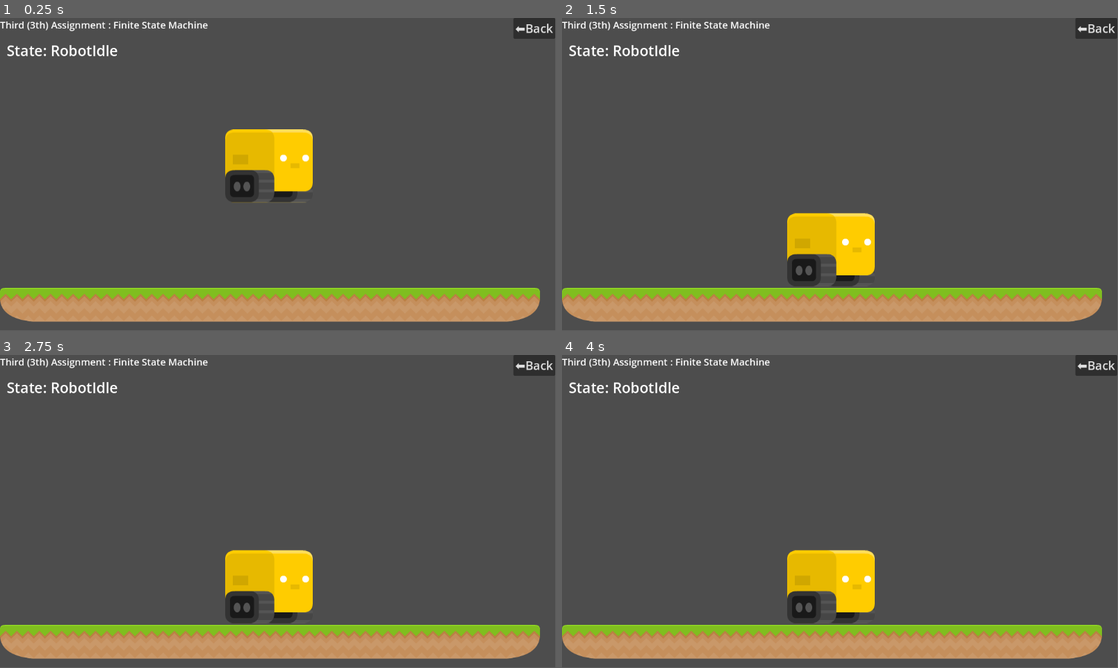
Above: before the commit, frames 1-4 (two rows, left to right).
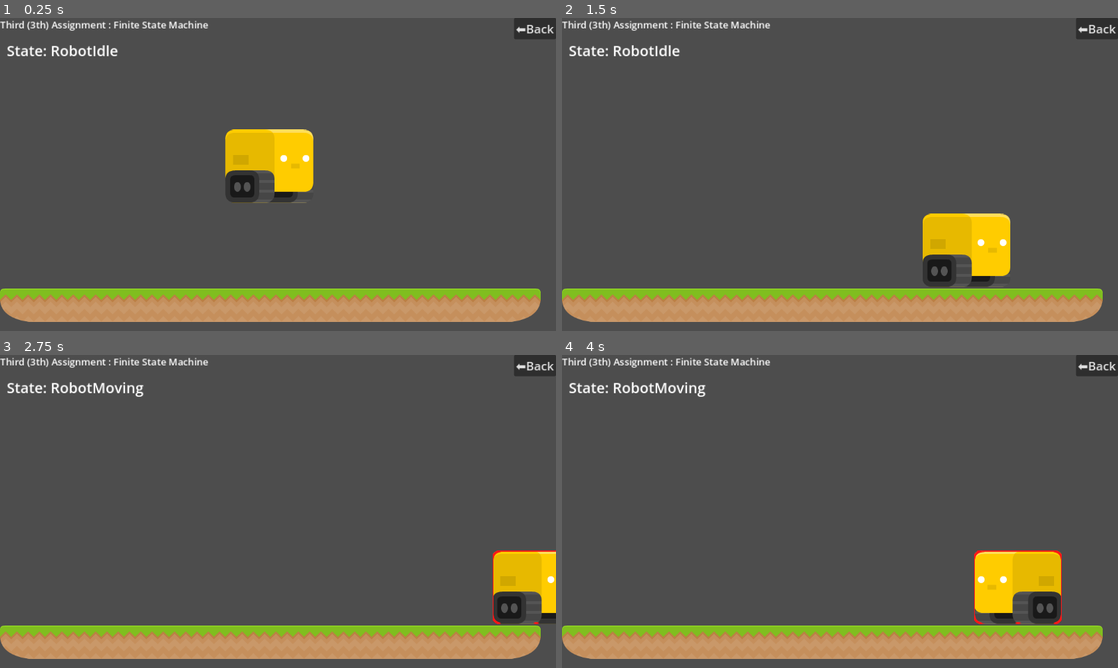
Above: after the commit, the same moments.

Repository: etherealxx/ai-for-game-godot-college-projects
Game: Godot game, scene res://3rd Assignment _ Finite State Machine/3_rd_assignment.tscn
Same seed, same stepped clock (60 frames per second), same inputs: the game is played once before the commit and once after it. This scene is started directly instead of the project's main scene.
Inputs (mouse positions are in pixels of both pictures, inside the frame that each line leads up to):
- Up to frame 1 (0.25 s): no input
- Up to frame 2 (1.5 s): tap Enter (ui_accept) at 0.5, 0.77 s; move the mouse to (962, 158) at 0.52 s; hold D (move_right) 0.53-1.25 s; tap T at 0.6 s; click (962, 158) at 0.67 s; drag from (728, 190) to (812, 237) at 1.27 s
- Up to frame 3 (2.75 s): tap Enter (ui_accept) at 2 s; move the mouse to (333, 442) at 2.02 s; hold D (move_right) from 2.03 s (still down); tap Z at 2.1 s
- Up to frame 4 (4 s): release D (move_right) at 2.75 s; drag from (812, 574) to (673, 464) at 2.77 s; tap Enter (ui_accept) at 3.5, 3.77 s; move the mouse to (1006, 558) at 3.52 s; hold A (move_left) from 3.53 s (still down); tap R at 3.6 s
In our replay, the window is 799x449 before the commit and 800x450 after it. These sizes can differ from the game's own. Grey fills any space a smaller window leaves; there, only what the larger window draws over its background counts as a difference.

The runs differ from the first frame. In frame 1, 1.5% of the frame differs, in the area x 0-100%, y 0-98%; in frame 2, 7.8%; in frame 3, 7.0%; in frame 4, 8.0%.

Commit message:
3rd assignment done
- canvas items strech mode

Diff:
--- a/3rd Assignment _ Finite State Machine/scenes/fsm_robot.tscn
+++ b/3rd Assignment _ Finite State Machine/scenes/fsm_robot.tscn
@@ -1,10 +1,17 @@
-[gd_scene load_steps=8 format=3 uid="uid://bilbepqyku760"]
+[gd_scene load_steps=10 format=3 uid="uid://bilbepqyku760"]
 
 [ext_resource type="Script" path="res://3rd Assignment _ Finite State Machine/script/fsm_robot.gd" id="1_8vw4t"]
 [ext_resource type="Texture2D" uid="uid://tt7dbkigcywc" path="res://3rd Assignment _ Finite State Machine/assets/spritesheet_robotsSide.png" id="1_htg2q"]
+[ext_resource type="Shader" path="res://3rd Assignment _ Finite State Machine/shaders/robot_outline.gdshader" id="2_hoqc7"]
 [ext_resource type="Script" path="res://3rd Assignment _ Finite State Machine/script/state_machine.gd" id="2_kfgkl"]
 [ext_resource type="Script" path="res://3rd Assignment _ Finite State Machine/script/Robot_Idle.gd" id="4_72of2"]
 [ext_resource type="Script" path="res://3rd Assignment _ Finite State Machine/script/Robot_Moving.gd" id="5_fr5de"]
+
+[sub_resource type="ShaderMaterial" id="ShaderMaterial_mru3f"]
+shader = ExtResource("2_hoqc7")
+shader_parameter/line_color = Color(1, 0.09, 0.09, 1)
+shader_parameter/line_thickness = 3.7
+shader_parameter/effect_intensity = 0.0
 
 [sub_resource type="AtlasTexture" id="AtlasTexture_8n2id"]
 atlas = ExtResource("1_htg2q")
@@ -17,9 +24,11 @@
 script = ExtResource("1_8vw4t")
 
 [node name="Sprite2D" type="Sprite2D" parent="."]
+material = SubResource("ShaderMaterial_mru3f")
 texture = SubResource("AtlasTexture_8n2id")
 
 [node name="CollisionShape2D" type="CollisionShape2D" parent="."]
+visible = false
 shape = SubResource("RectangleShape2D_28vkg")
 
 [node name="StateMachine" type="Node" parent="." node_paths=PackedStringArray("initial_state")]
--- a/3rd Assignment _ Finite State Machine/script/Robot_Idle.gd
+++ b/3rd Assignment _ Finite State Machine/script/Robot_Idle.gd
@@ -13,5 +13,5 @@
 
 		robot.move_and_slide()
 
-		if Input.is_action_pressed("move_left"):
-			Transitioned.emit(self, "")
+		if Input.is_action_just_pressed("move_left") or Input.is_action_just_pressed("move_right"):
+			Transitioned.emit(self, "robotmoving")
--- a/3rd Assignment _ Finite State Machine/script/Robot_Moving.gd
+++ b/3rd Assignment _ Finite State Machine/script/Robot_Moving.gd
@@ -1,17 +1,30 @@
 extends Robot_State
 class_name RobotMoving
 
-@export var robot : CharacterBody2D
+var robot : CharacterBody2D
+var robotsprite : Sprite2D
+var robotshadermat : Material
+const SPEED = 400.0
 
 func Enter() -> void:
 	robot = get_tree().get_first_node_in_group("robot")
+	robotsprite = robot.get_node("Sprite2D")
+	robotshadermat = robotsprite.get_material()
+	robotshadermat.set_shader_parameter("effect_intensity", 1)
 
-func Physics_Update(delta: float) -> void:
+func Exit() -> void:
+	robotshadermat.set_shader_parameter("effect_intensity", 0)
+
+func Physics_Update(_delta: float) -> void:
 	if robot:
-		if not robot.is_on_floor():
-			robot.velocity += robot.get_gravity() * delta
 
-		robot.move_and_slide()
-
-		if Input.is_action_pressed("move_left"):
-			Transitioned.emit(self, "robotmoving")
+		var direction := Input.get_axis("move_left", "move_right")
+		if direction:
+			if direction == 1: robotsprite.set_flip_h(false)
+			elif direction == -1: robotsprite.set_flip_h(true)
+			robot.velocity.x = direction * SPEED
+			robot.move_and_slide()
+		else:
+			robot.velocity.x = move_toward(robot.velocity.x, 0, SPEED)
+			robot.move_and_slide()
+			Transitioned.emit(self, "robotidle")
--- /dev/null
+++ b/3rd Assignment _ Finite State Machine/shaders/robot_outline.gdshader
@@ -0,0 +1,34 @@
+// from https://github.com/gdquest-demos/godot-shaders/blob/master/godot/Shaders/outline2D_inner_outer.shader
+// MIT license
+// with modifications
+
+shader_type canvas_item;
+
+uniform vec4 line_color : source_color = vec4(1);
+uniform float line_thickness : hint_range(0, 10) = 1.0;
+uniform float effect_intensity : hint_range(0.0, 1.0) = 1.0;
+
+const vec2 OFFSETS[8] = {
+	vec2(-1, -1), vec2(-1, 0), vec2(-1, 1), vec2(0, -1), vec2(0, 1),
+	vec2(1, -1), vec2(1, 0), vec2(1, 1)
+};
+
+void fragment() {
+	vec2 size = TEXTURE_PIXEL_SIZE * line_thickness / 2.0;
+	vec4 color = texture(TEXTURE, UV);
+
+	float inline = 1.0;
+	float outline = 0.0;
+	for (int i = 0; i < OFFSETS.length(); i++) {
+		float sample = texture(TEXTURE, UV + size * OFFSETS[i]).a;
+		outline += sample;
+		inline *= sample;
+	}
+	outline = min(1.0, outline) - color.a;
+	inline = (1.0 - inline) * color.a;
+
+	vec4 outlined_result = mix(color, line_color, outline + inline);
+
+	// Apply effect intensity
+	COLOR = mix(color, outlined_result, effect_intensity * outlined_result.a);
+}
--- a/project.godot
+++ b/project.godot
@@ -20,6 +20,10 @@
 config/custom_user_dir_name="AI-for-game-godot-college-projects"
 config/features=PackedStringArray("4.3", "Forward Plus")
 config/icon="res://icon.svg"
+
+[display]
+
+window/stretch/mode="canvas_items"
 
 [editor_plugins]
 
Not shown, added: 3rd Assignment _ Finite State Machine/shaders/LICENSE
